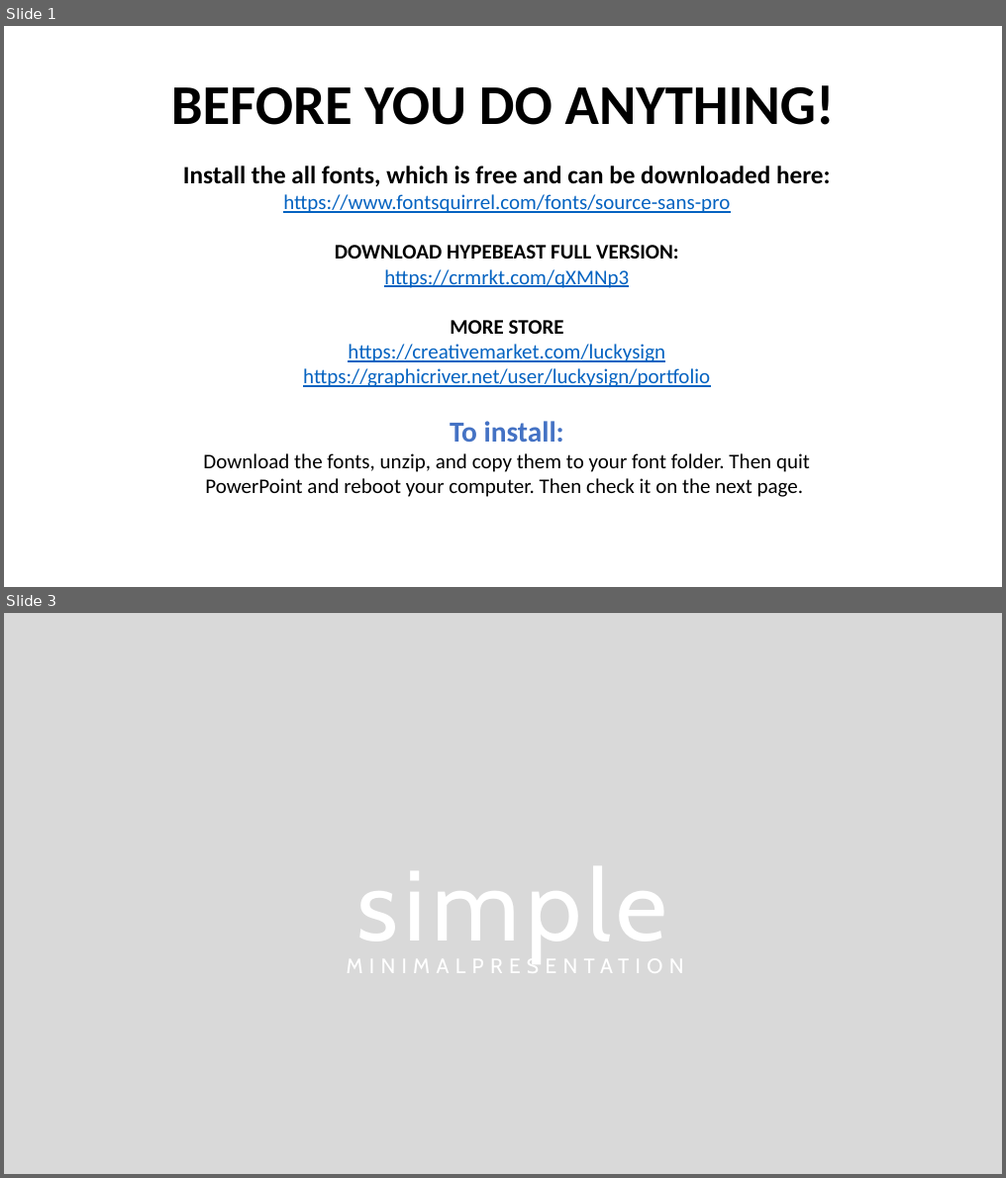
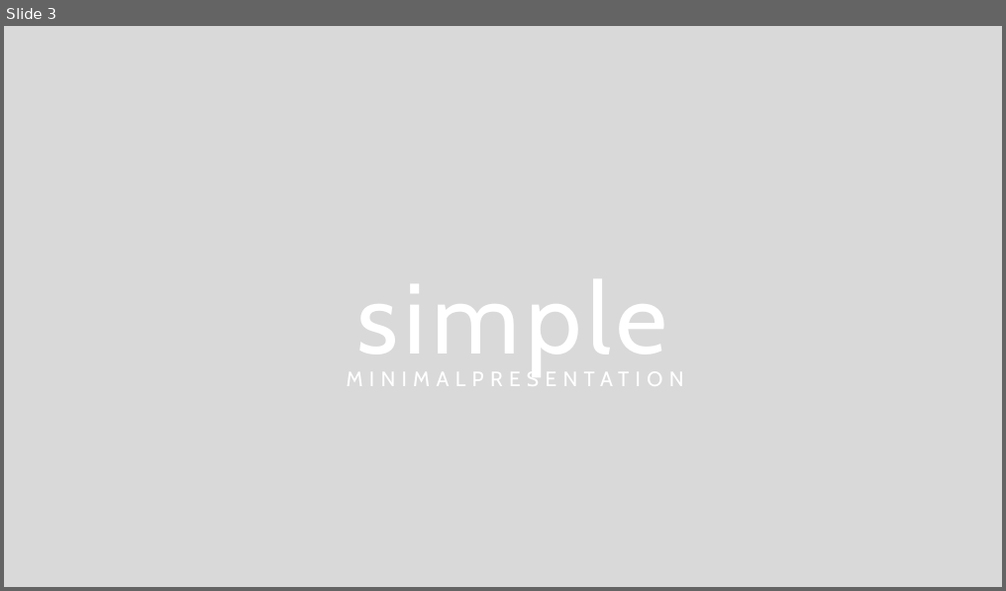
Before and after one commit to bnb1212/TeamProject_Django, a slide deck: 작업 관련 문서/stasia-powerpoint-template/Stasia Free PowerPoint Template/Stasia Free PowerPoint Template.pptx. Shown one above the other, each under a label of ours: slides 1 and 3 before the commit, slide 3 after it; the slides between them are not shown. The pictures are 1006x1178 and 1006x591 pixels, drawn with LibreOffice and Linux fonts; fonts in the diff are those of the drawing. Boxes give left, top, right and bottom in pixels: in the first picture for what was removed or moved away, otherwise in the second. Text is boxed around its words. In the diff, an @@ line names an element or a change of style, - is before the commit and + after.

```diff
--- a/작업 관련 문서/stasia-powerpoint-template/Stasia Free PowerPoint Template/Stasia Free PowerPoint Template.pptx
+++ b/작업 관련 문서/stasia-powerpoint-template/Stasia Free PowerPoint Template/Stasia Free PowerPoint Template.pptx
@@ slide 1 removed at (x1=4, y1=26, x2=1002, y2=587), background #FFFFFF @@
@@ text removed at (x1=171, y1=85, x2=835, y2=125) @@
-BEFORE YOU DO ANYTHING!
@@ text removed at (x1=183, y1=166, x2=831, y2=497) @@
-Install the all fonts, which is free and can be downloaded here:
-https://www.fontsquirrel.com/fonts/source-sans-pro
-DOWNLOAD HYPEBEAST FULL VERSION:
-https://crmrkt.com/qXMNp3
-MORE STORE
-https://creativemarket.com/luckysign
-https://graphicriver.net/user/luckysign/portfolio
-To install:
-Download the fonts, unzip, and copy them to your font folder. Then quit PowerPoint and reboot your computer. Then check it on the next page.
```
Also in this commit, not shown: 2 slides changed, 4 slides added, 2 other slides removed, 7 other files.
